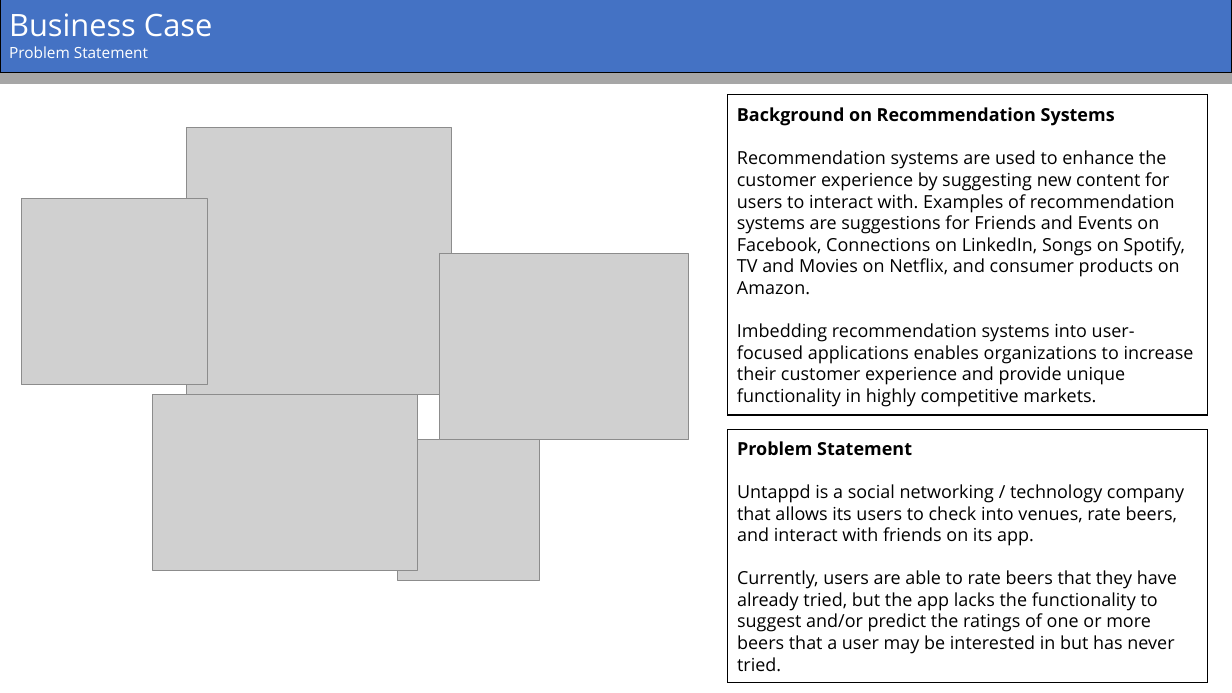
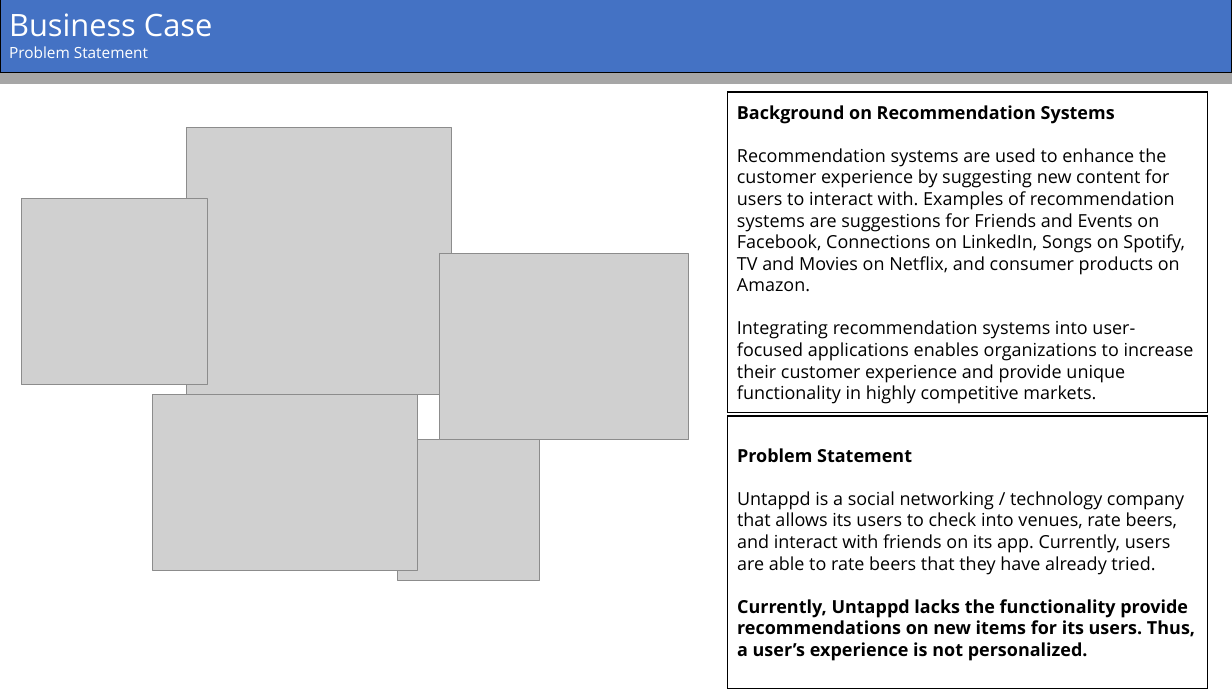
Before and after one commit to tmsharp/BeerMe-App, a slide deck: slide 3 of BeerMe.pptx. Drawn at 1232x693 pixels with LibreOffice and Linux fonts; fonts in the diff are those of the drawing; grey boxes stand for pictures. Boxes give left, top, right and bottom in pixels: in the first picture for what was removed or moved away, otherwise in the second. Text is boxed around its words. In the diff, an @@ line names an element or a change of style, - is before the commit and + after.

Commit message:
ppt

```diff
--- a/BeerMe.pptx
+++ b/BeerMe.pptx
@@ text in rectangle at box(737, 320, 1194, 404): text changed @@
-Imbedding recommendation systems into user-focused applications enables organizations to increase their customer experience and provide unique functionality in highly competitive markets.
+Integrating recommendation systems into user-focused applications enables organizations to increase their customer experience and provide unique functionality in highly competitive markets.
@@ rectangle "Problem Statement": place and size @@
-rectangle "Problem Statement" at box(728, 430, 1209, 682)
+rectangle "Problem Statement" at box(728, 416, 1209, 689)
@@ text in rectangle at box(737, 491, 1195, 661): text changed @@
-Untappd is a social networking / technology company that allows its users to check into venues, rate beers, and interact with friends on its app.
-Currently, users are able to rate beers that they have already tried, but the app lacks the functionality to suggest and/or predict the ratings of one or more beers that a user may be interested in but has never tried.
+Untappd is a social networking / technology company that allows its users to check into venues, rate beers, and interact with friends on its app. Currently, users are able to rate beers that they have already tried.
+Currently, Untappd lacks the functionality provide recommendations on new items for its users. Thus, a user’s experience is not personalized.
```
Also in this commit, not shown: 2 other slides changed.
